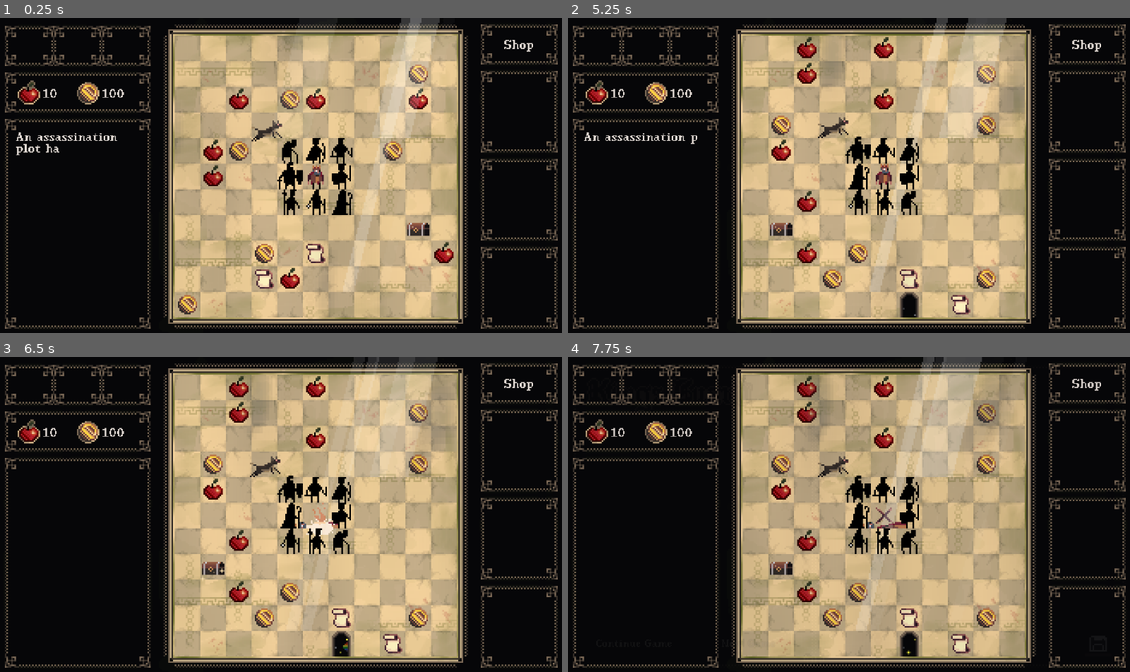
Above: before the commit, frames 1-4 (two rows, left to right).
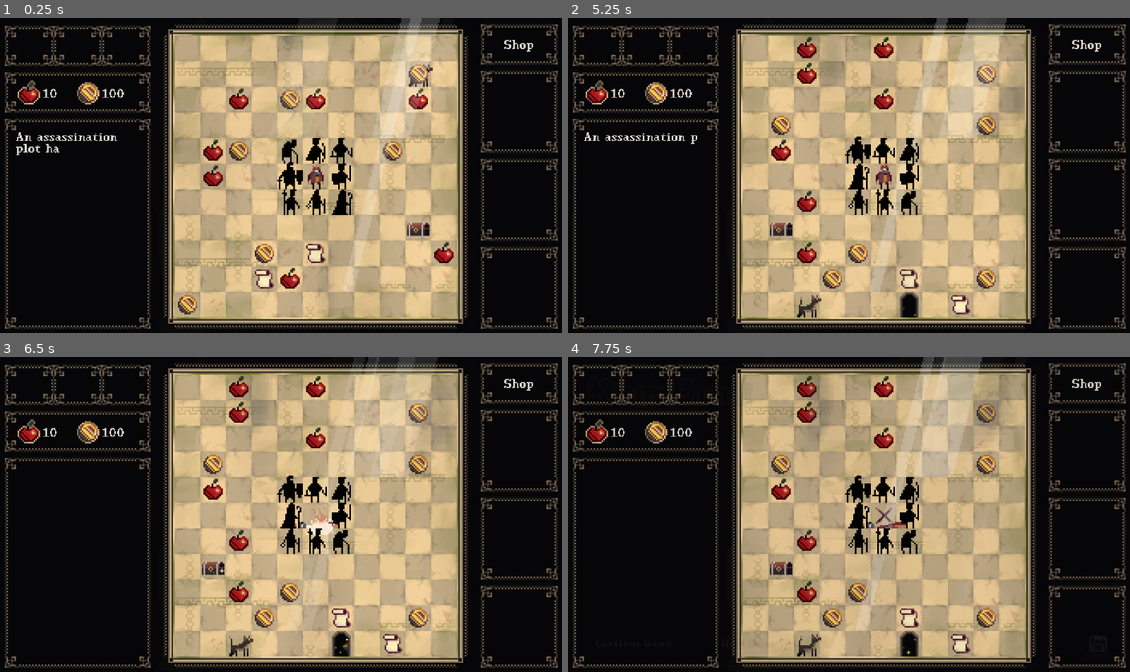
Above: after the commit, the same moments.

Repository: ibirothe/kings-rescue
Game: Godot game, scene res://Scenes/Level.tscn
Same seed, same stepped clock (60 frames per second), same inputs: the game is played once before the commit and once after it. Sound files missing from this copy of the repository are replaced by a short silence.
Inputs (mouse positions are in pixels of both pictures, inside the frame that each line leads up to):
- Up to frame 1 (0.25 s): no input
- Up to frame 2 (5.25 s): move the mouse to (860, 150) at 0.52 s; tap D (Delete) at 0.6, 2.85 s; click (860, 150) at 0.67 s; tap L (Magic) at 1.35 s; click (860, 150) at 1.42 s; click (860, 150) at 2.1 s; click (860, 150) at 2.92 s; click "New Game" at 3.5 s; click "New Game" at 4.25 s; click "Continue Game" at 5 s
- Up to frame 3 (6.5 s): tap Enter at 5.75 s; move the mouse to (292, 489) at 5.77 s; tap L (Magic) at 5.85 s; click (292, 489) at 5.92 s
- Up to frame 4 (7.75 s): move the mouse to (882, 489) at 6.52 s; click (882, 489) at 6.6 s; tap R (Restart) at 7.25 s; tap D (Delete) at 7.35 s; click (882, 489) at 7.42 s

The runs differ from the first frame. In frame 1, 0.2% of the frame differs, in the area x 44-78%, y 14-40%; in frame 2, 0.3%, in the area x 40-50%, y 31-96%; in frame 3, 0.3%; in frame 4, 0.3%.

Commit message:
Doggo draft 4
General doggo working

Diff:
--- a/kings-rescue/Scenes/doggo.tscn
+++ b/kings-rescue/Scenes/doggo.tscn
@@ -140,7 +140,7 @@
 "texture": SubResource("AtlasTexture_vxw0t")
 }],
 "loop": true,
-"name": &"default",
+"name": &"idle",
 "speed": 5.0
 }, {
 "frames": [{
@@ -178,7 +178,8 @@
 
 [node name="AnimatedSprite2D" type="AnimatedSprite2D" parent="."]
 sprite_frames = SubResource("SpriteFrames_6n82u")
-animation = &"walk"
+animation = &"idle"
+autoplay = "idle"
 
 [node name="Up" type="Area2D" parent="."]
 collision_mask = 4
--- a/kings-rescue/Scripts/doggo.gd
+++ b/kings-rescue/Scripts/doggo.gd
@@ -52,7 +52,7 @@
 func move(body: Node2D) -> void:
 	#if direction_check == false:
 		var direction = monsters._get_direction("dog", number)
-		print(direction)
+		print("Doggo is moving ", direction)
 		if direction.x < 0 and direction.y == 0:
 			print("right")
 			if len(right.get_overlapping_bodies()) > 0:
@@ -60,31 +60,32 @@
 				print(right.get_overlapping_bodies())
 				print("illegal")
 			else:
-				move_character(game_manager.troop.move_dir)
+				move_character(direction)
 		if direction.x > 0 and direction.y == 0:
 			print("left")
 			if len(left.get_overlapping_bodies()) > 0:
 				body.turn_back()
 				print("illegal")
 			else:
-				move_character(game_manager.troop.move_dir)
+				move_character(direction)
 		if direction.x == 0 and direction.y > 0:
 			print("up")
 			if len(up.get_overlapping_bodies()) > 0:
 				body.turn_back()
 				print("illegal")
 			else:
-				move_character(game_manager.troop.move_dir)
+				move_character(direction)
 		if direction.x == 0 and direction.y < 0:
 			print("down")
 			if len(down.get_overlapping_bodies()) > 0:
 				body.turn_back()
 				print("illegal")
 			else:
-				move_character(game_manager.troop.move_dir)
+				move_character(direction)
 		#direction_check = true
 
 func handle_idle_state() -> void:
+	animated_sprite_2d.play()
 	pass
 
 func move_character(movement: Vector2) -> void:
--- a/kings-rescue/Scripts/monsters.gd
+++ b/kings-rescue/Scripts/monsters.gd
@@ -17,7 +17,7 @@
 var soldiers = []
 var move_dir: Vector2
 var direct
-@onready var king: CharacterBody2D = game_manager.king
+@onready var king: CharacterBody2D = $"../../King"
 var doggo_directions = []
 var buddy
 var monsters = []
@@ -30,7 +30,6 @@
 		var doggo = dog_scene.instantiate()
 		x = round(randf_range(0, 10))
 		y = round(randf_range(0, 10))
-		"""
 		if x > 2 and y > 2 and x < 8 and y < 8:
 			pass
 		else:
@@ -38,39 +37,37 @@
 			y = king.position.y+(5*16) - y*16
 			var pos = Vector2(x, y)
 
-			if pos not in game_manager.occupied_positions:"""
-		match i:
-			0:
-				x -= 48
-				y -= 48
-			1:
-				x += 16
-			2:
-				x += 16
-			3:
-				y += 16
-			4:
-				y += 16
-			5:
-				x -= 16
-			6:
-				x -= 16
-			7:
-				y -= 16
-		var pos = Vector2(x,y)
-		if true:
-			i += 1
-			doggo.position = pos
-			game_manager.occupied_positions.append(pos)
-			add_child(doggo)
-			doggo.number = i-1
-			if x > 0:
-				direct = Vector2(-16, 0)
-			else:
-				direct = Vector2(16, 0)
-			doggo_directions.append(direct)
-			monsters.append(doggo)
-			print(doggo_directions)
+			if pos not in game_manager.occupied_positions:
+				match i:
+					0:
+						x -= 48
+						y -= 48
+					1:
+						x += 16
+					2:
+						x += 16
+					3:
+						y += 16
+					4:
+						y += 16
+					5:
+						x -= 16
+					6:
+						x -= 16
+					7:
+						y -= 16
+				i += 1
+				doggo.position = pos
+				game_manager.occupied_positions.append(pos)
+				add_child(doggo)
+				doggo.number = i-1
+				if x > 0:
+					direct = Vector2(-16, 0)
+				else:
+					direct = Vector2(16, 0)
+				doggo_directions.append(direct)
+				monsters.append(doggo)
+				print(doggo_directions)
 
 func _physics_process(_delta: float) -> void:
 	pass
Not shown: 1 places in kings-rescue/Scenes/Level.tscn that only renumber resources
Not shown: 1 places in kings-rescue/Scenes/doggo.tscn that only renumber resources
